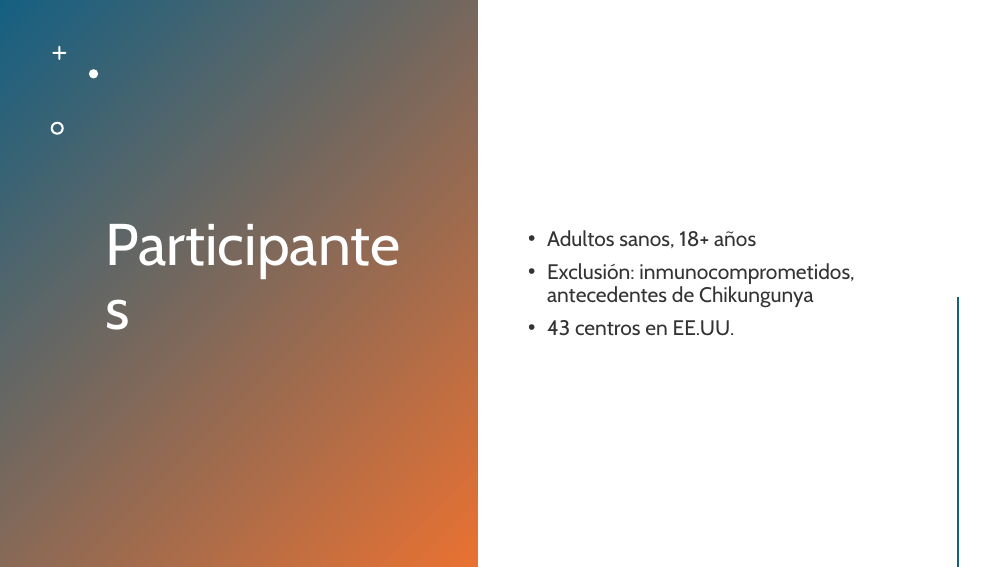
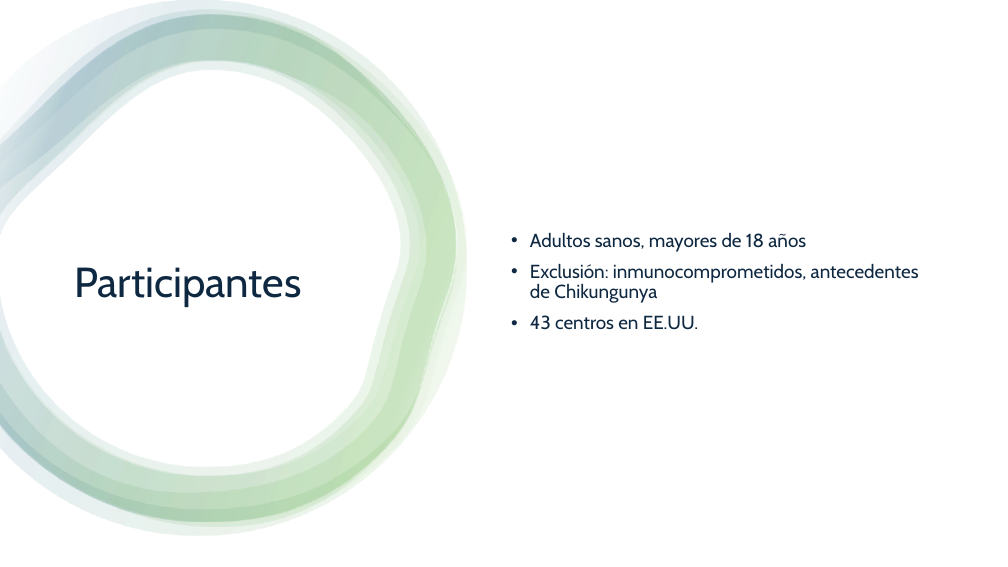
Before and after one commit to RomanLanda11/bioestadistica, a slide deck: slide 5 of tp2/Presentacion_Chikungunya.pptx. Drawn at 1008x567 pixels with LibreOffice and Linux fonts; fonts in the diff are those of the drawing. Boxes give left, top, right and bottom in pixels: in the first picture for what was removed or moved away, otherwise in the second. Text is boxed around its words. In the diff, an @@ line names an element or a change of style, - is before the commit and + after.

```diff
--- a/tp2/Presentacion_Chikungunya.pptx
+++ b/tp2/Presentacion_Chikungunya.pptx
@@ rectangle removed at <box>0,0,478,567</box> @@
@@ rectangle added at <box>0,0,1008,567</box>, fill #FFFFFF @@
@@ group added at <box>0,0,467,536</box>: 5 freeform shapes @@
@@ freeform shape removed at <box>52,46,67,60</box> @@
@@ freeform shape removed at <box>89,70,98,79</box> @@
@@ text "Adultos sanos, mayores de 18 ...": place and size @@
-text "Adultos sanos, mayores de 18 ..." at <box>547,230,854,336</box>
+text "Adultos sanos, mayores de 18 ..." at <box>530,232,919,330</box>
@@ freeform shape removed at <box>51,122,64,135</box> @@
@@ title "Participantes": place and size @@
-title "Participantes" at <box>98,32,430,526</box>
+title "Participantes" at <box>74,267,301,307</box>
@@ title "Participantes" at <box>74,267,301,307</box>: size 56 to 40 pt, text colour #FFFFFF to #0E2841 @@
@@ text at <box>530,232,806,252</box>: text changed; size 20 to 18 pt; text colour #000000 at 80% opacity to #0E2841 @@
-• Adultos sanos, 18+ años
+• Adultos sanos, mayores de 18 años
@@ text at <box>530,263,919,330</box>: size 20 to 18 pt, text colour #000000 at 80% opacity to #0E2841 in "Exclusión: inmunocomprometidos, antecedentes de Chikungunya", "43 centros en EE.UU." @@
@@ line removed from (958, 299) to (958, 566) @@
```
Also in this commit, not shown: 8 other slides changed, 5 slides added, 1 other file.
